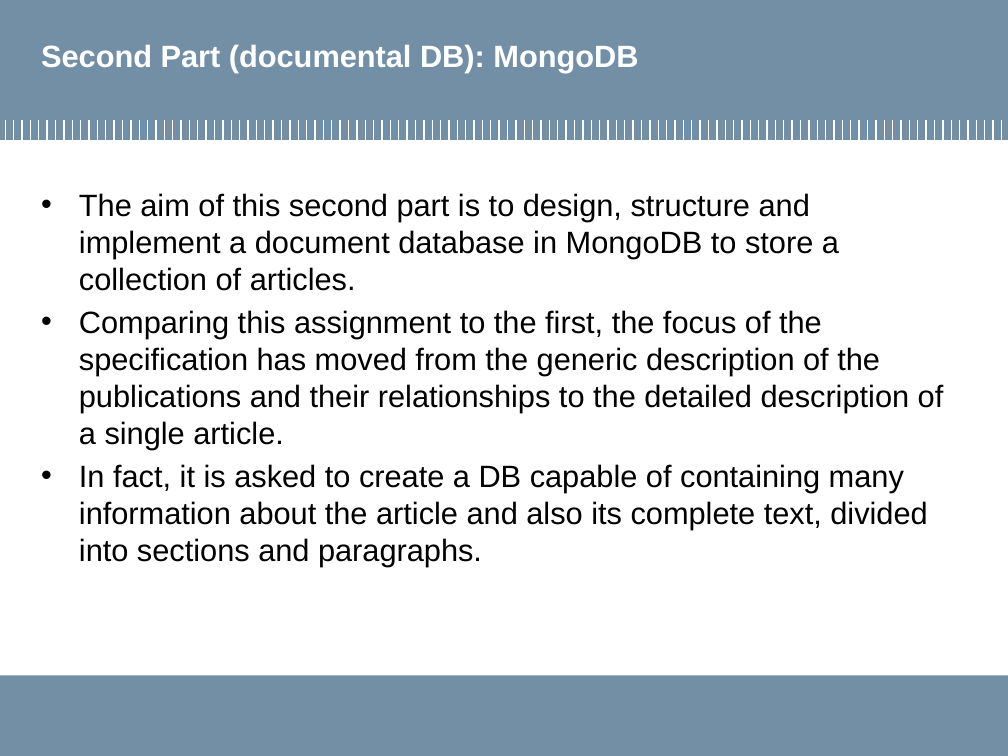
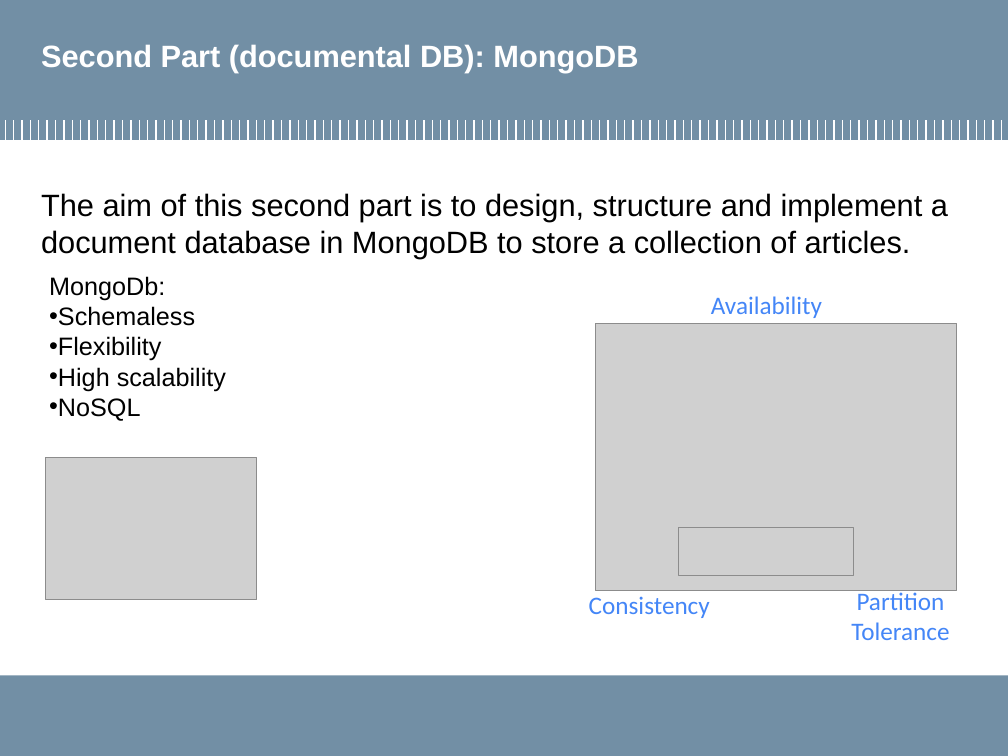
Before and after one commit to MarcoLucaPrevitera/BigData-Project, a slide deck: slide 25 of Presentation/FinalPresentation.pptx. Drawn at 1008x756 pixels with LibreOffice and Linux fonts; fonts in the diff are those of the drawing; grey boxes stand for pictures; background and template pictures are left out. Boxes give left, top, right and bottom in pixels: in the first picture for what was removed or moved away, otherwise in the second. Text is boxed around its words. In the diff, an @@ line names an element or a change of style, - is before the commit and + after.

Commit message:
update presentation files

```diff
--- a/Presentation/FinalPresentation.pptx
+++ b/Presentation/FinalPresentation.pptx
@@ text "The aim of this second ..." at (x1=41, y1=193, x2=948, y2=259): bullet • to none @@
@@ text added at (x1=49, y1=276, x2=226, y2=421), 18 pt, text #000000 @@
+MongoDb:
+• Schemaless
+• Flexibility
+• High scalability
+• NoSQL
@@ group added at (x1=589, y1=296, x2=957, y2=640): 3 texts, 1 picture @@
+Consistency
+Partition Tolerance
+Availability
@@ text at (x1=79, y1=310, x2=944, y2=566): paragraphs removed @@
-• Comparing this assignment to the first, the focus of the specification has moved from the generic description of the publications and their relationships to the detailed description of a single article.
-• In fact, it is asked to create a DB capable of containing many information about the article and also its complete text, divided into sections and paragraphs.
@@ picture added at (x1=45, y1=457, x2=257, y2=599) @@
@@ picture added at (x1=678, y1=527, x2=853, y2=576) @@
```
Also in this commit, not shown: 4 other slides changed, 1 other file.
